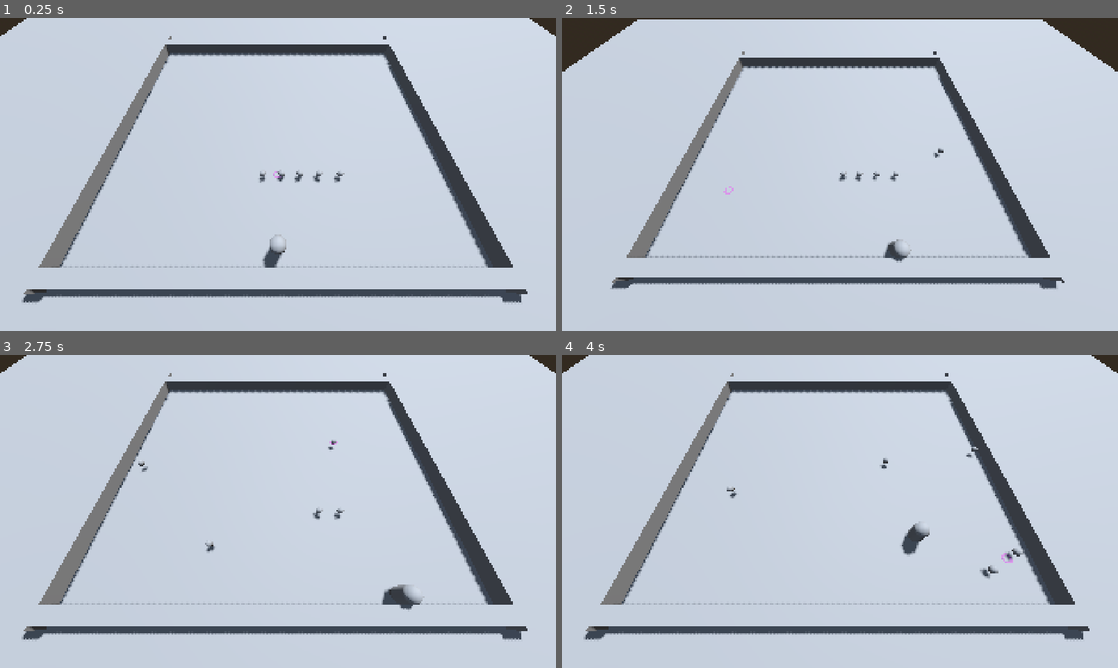
Above: before the commit, frames 1-4 (two rows, left to right).
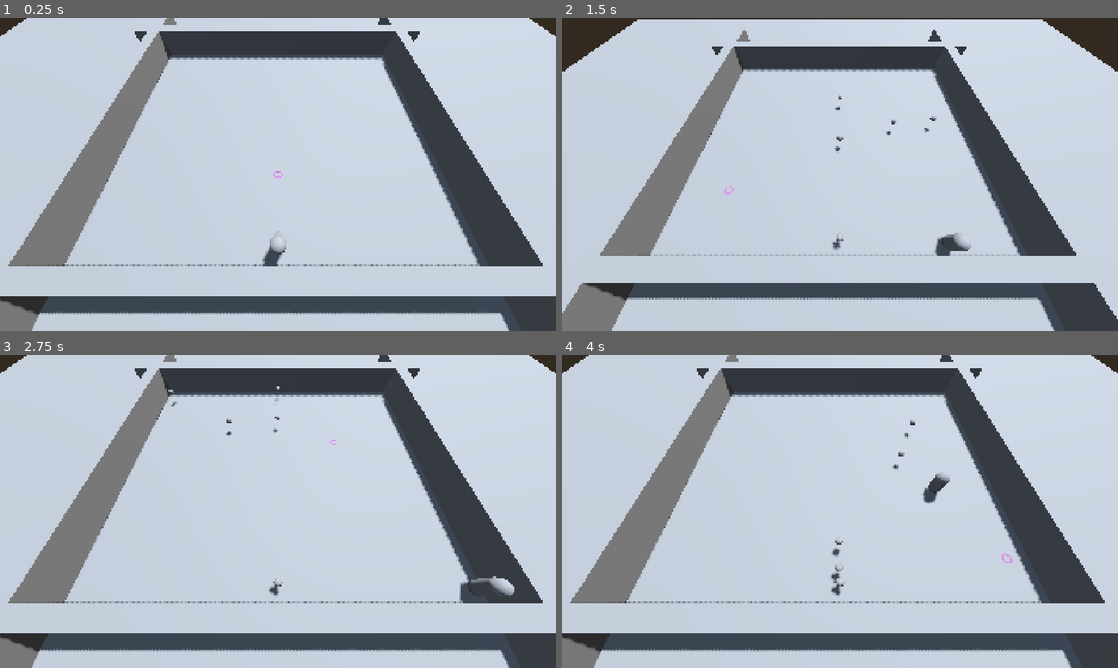
Above: after the commit, the same moments.

Repository: AndyDalaimo/godot_polymorphism_example
Game: Godot game, scene res://scenes/main.tscn
Two runs of this game, one before a commit and one after it. Both use one fixed random seed, a clock stepped at 60 frames per second and the inputs below.
Inputs (mouse positions are in pixels of both pictures, inside the frame that each line leads up to):
- Up to frame 1 (0.25 s): no input
- Up to frame 2 (1.5 s): tap Enter (ui_accept) at 0.5, 0.77 s; move the mouse to (962, 158) at 0.52 s; hold Right (ui_right) 0.53-1.28 s; hold Space (Shoot) 0.53-1.28 s; click (962, 158) at 0.67 s; move the mouse to (728, 190) at 1.27 s; hold Down (ui_down) from 1.28 s (still down); tap Mouse wheel down (CameraZoomDown) at 1.35 s; click (728, 190) at 1.42 s
- Up to frame 3 (2.75 s): tap Enter (ui_accept) at 1.52 s; tap Space (Shoot) at 1.55, 2.3 s; move the mouse to (333, 442) at 2.02 s; release Down (ui_down) at 2.03 s; hold Right (ui_right) from 2.03 s (still down); hold Mouse wheel up (CameraZoomUp) from 2.03 s (still down); click (333, 442) at 2.17 s
- Up to frame 4 (4 s): move the mouse to (812, 574) at 2.77 s; release Right (ui_right) at 2.78 s; release Mouse wheel up (CameraZoomUp) at 2.78 s; hold Up (ui_up) 2.78-3.53 s; tap Space (Shoot) at 2.85 s; click (812, 574) at 2.92 s; tap Enter (ui_accept) at 3.02, 3.77 s; move the mouse to (1006, 558) at 3.52 s; hold Left (ui_left) from 3.53 s (still down); hold Space (Shoot) from 3.53 s (still down); click (1006, 558) at 3.67 s

The runs differ from the first frame. In frame 1, 19% of the frame differs, in the area x 0-100%, y 0-100%; in frame 2, 18%; in frame 3, 20%; in frame 4, 20%.

Commit message:
Autoshoot and Object Pooling
Things done:
Ball after it is shot will hide and reset itself back to player position and wait for instructions to fire again
Autoshoot can be enabled from Player so that no input is required to fire balls.
- They will fire as they are available

Things to fix:
First ball in indexed order is not shooting

Diff:
--- a/polymorphism-example/project.godot
+++ b/polymorphism-example/project.godot
@@ -12,7 +12,7 @@
 
 config/name="polymorphism_example"
 run/main_scene="uid://c0s3isv8f0jh2"
-config/features=PackedStringArray("4.7", "Mobile")
+config/features=PackedStringArray("4.6", "Mobile")
 config/icon="res://icon.svg"
 
 [display]
@@ -33,6 +33,7 @@
 Shoot={
 "deadzone": 0.2,
 "events": [Object(InputEventKey,"resource_local_to_scene":false,"resource_name":"","device":-1,"window_id":0,"alt_press …(191 unchanged characters)…
+, Object(InputEventMouseButton,"resource_local_to_scene":false,"resource_name":"","device":-1,"window_id":0,"alt_pressed":false,"shift_pressed":false,"ctrl_pressed":false,"meta_pressed":false,"button_mask":1,"position":Vector2(213, 13),"global_position":Vector2(222, 61),"factor":1.0,"button_index":1,"canceled":false,"pressed":true,"double_click":false,"script":null)
 ]
 }
 CameraZoomUp={
@@ -45,10 +46,36 @@
 "events": [Object(InputEventMouseButton,"resource_local_to_scene":false,"resource_name":"","device":-1,"window_id":0,"a …(260 unchanged characters)…
 ]
 }
+Up={
+"deadzone": 0.2,
+"events": [Object(InputEventKey,"resource_local_to_scene":false,"resource_name":"","device":-1,"window_id":0,"alt_pressed":false,"shift_pressed":false,"ctrl_pressed":false,"meta_pressed":false,"pressed":false,"keycode":0,"physical_keycode":87,"key_label":0,"unicode":119,"location":0,"echo":false,"script":null)
+, Object(InputEventKey,"resource_local_to_scene":false,"resource_name":"","device":-1,"window_id":0,"alt_pressed":false,"shift_pressed":false,"ctrl_pressed":false,"meta_pressed":false,"pressed":false,"keycode":0,"physical_keycode":4194320,"key_label":0,"unicode":0,"location":0,"echo":false,"script":null)
+]
+}
+Down={
+"deadzone": 0.2,
+"events": [Object(InputEventKey,"resource_local_to_scene":false,"resource_name":"","device":-1,"window_id":0,"alt_pressed":false,"shift_pressed":false,"ctrl_pressed":false,"meta_pressed":false,"pressed":false,"keycode":0,"physical_keycode":83,"key_label":0,"unicode":115,"location":0,"echo":false,"script":null)
+, Object(InputEventKey,"resource_local_to_scene":false,"resource_name":"","device":-1,"window_id":0,"alt_pressed":false,"shift_pressed":false,"ctrl_pressed":false,"meta_pressed":false,"pressed":false,"keycode":0,"physical_keycode":4194322,"key_label":0,"unicode":0,"location":0,"echo":false,"script":null)
+]
+}
+Left={
+"deadzone": 0.2,
+"events": [Object(InputEventKey,"resource_local_to_scene":false,"resource_name":"","device":-1,"window_id":0,"alt_pressed":false,"shift_pressed":false,"ctrl_pressed":false,"meta_pressed":false,"pressed":false,"keycode":0,"physical_keycode":65,"key_label":0,"unicode":97,"location":0,"echo":false,"script":null)
+, Object(InputEventKey,"resource_local_to_scene":false,"resource_name":"","device":-1,"window_id":0,"alt_pressed":false,"shift_pressed":false,"ctrl_pressed":false,"meta_pressed":false,"pressed":false,"keycode":0,"physical_keycode":4194319,"key_label":0,"unicode":0,"location":0,"echo":false,"script":null)
+]
+}
+Right={
+"deadzone": 0.2,
+"events": [Object(InputEventKey,"resource_local_to_scene":false,"resource_name":"","device":-1,"window_id":0,"alt_pressed":false,"shift_pressed":false,"ctrl_pressed":false,"meta_pressed":false,"pressed":false,"keycode":0,"physical_keycode":68,"key_label":0,"unicode":100,"location":0,"echo":false,"script":null)
+, Object(InputEventKey,"resource_local_to_scene":false,"resource_name":"","device":-1,"window_id":0,"alt_pressed":false,"shift_pressed":false,"ctrl_pressed":false,"meta_pressed":false,"pressed":false,"keycode":0,"physical_keycode":4194321,"key_label":0,"unicode":0,"location":0,"echo":false,"script":null)
+]
+}
 
 [layer_names]
 
 3d_physics/layer_2="Bounds"
+3d_physics/layer_3="Layer 3"
+3d_physics/layer_4="Player"
 
 [physics]
 
--- a/polymorphism-example/scenes/main.tscn
+++ b/polymorphism-example/scenes/main.tscn
@@ -62,8 +62,9 @@
 [node name="Player" parent="." unique_id=1671653665 node_paths=PackedStringArray("balls", "camera", "reticle") instance=ExtResource("1_o5qli")]
 transform = Transform3D(1, 0, 0, 0, 1, 0, 0, 0, 1, 0, 1.1323128, 0)
 balls = [NodePath("../Ball"), NodePath("../Ball2"), NodePath("../Ball3"), NodePath("../Ball4"), NodePath("../Ball5")]
+impulse_strength = 30.0
+autoshoot = true
 camera = NodePath("../Camera3D")
-impulse_strength = 20.0
 reticle = NodePath("../Reticle")
 
 [node name="Ball" parent="." unique_id=833958440 instance=ExtResource("2_0wfyh")]
@@ -82,43 +83,51 @@
 transform = Transform3D(1, 0, 0, 0, 1, 0, 0, 0, 1, 4.667312, 0.6106844, -5.015105)
 
 [node name="MeshInstance3D" type="MeshInstance3D" parent="." unique_id=11236957]
-transform = Transform3D(26.419518, 0, 0, 0, 1, 0, 0, 0, 1, -0.09799576, 0.6364651, 1.6695988)
+transform = Transform3D(31.836, 0, 0, 0, 2.875, 0, 0, 0, 1.205, -0.09799576, 1.0298386, 1.6695988)
 mesh = SubResource("BoxMesh_sugp2")
 
 [node name="StaticBody3D" type="StaticBody3D" parent="MeshInstance3D" unique_id=727575136]
+transform = Transform3D(31.836, 0, 0, 0, 2.875, 0, 0, 0, 1.205, 0, 0, 0)
 physics_material_override = SubResource("PhysicsMaterial_sugp2")
 
 [node name="CollisionShape3D" type="CollisionShape3D" parent="MeshInstance3D/StaticBody3D" unique_id=1932073322]
+transform = Transform3D(31.836, 0, 0, 0, 2.875, 0, 0, 0, 1.205, 0, 0, 0)
 shape = SubResource("ConvexPolygonShape3D_jyhfs")
 
 [node name="MeshInstance3D3" type="MeshInstance3D" parent="." unique_id=1297092483]
-transform = Transform3D(-1.1548337e-06, 0, 1, 0, 1, 0, -26.419518, 0, -4.371139e-08, 13.581418, 0.6364651, -10.78527)
+transform = Transform3D(-1.3915958e-06, 0, 1.205, 0, 2.875, 0, -31.836, 0, -5.2672224e-08, 13.581418, 1.0298386, -10.78527)
 mesh = SubResource("BoxMesh_sugp2")
 
 [node name="StaticBody3D" type="StaticBody3D" parent="MeshInstance3D3" unique_id=1919373189]
+transform = Transform3D(31.836, 0, 0, 0, 2.875, 0, 0, 0, 1.205, 0, 0, 0)
 physics_material_override = SubResource("PhysicsMaterial_sugp2")
 
 [node name="CollisionShape3D" type="CollisionShape3D" parent="MeshInstance3D3/StaticBody3D" unique_id=1627587363]
+transform = Transform3D(31.836, 0, 0, 0, 2.875, 0, 0, 0, 1.205, 0, 0, 0)
 shape = SubResource("ConvexPolygonShape3D_jyhfs")
 
 [node name="MeshInstance3D4" type="MeshInstance3D" parent="." unique_id=1961974245]
-transform = Transform3D(-1.1548337e-06, 0, 1, 0, 1, 0, -26.419518, 0, -4.371139e-08, -13.778632, 0.6364651, -10.78527)
+transform = Transform3D(-1.3915958e-06, 0, 1.205, 0, 2.875, 0, -31.836, 0, -5.2672224e-08, -13.778632, 1.0298386, -10.78527)
 mesh = SubResource("BoxMesh_sugp2")
 
 [node name="StaticBody3D" type="StaticBody3D" parent="MeshInstance3D4" unique_id=1933140887]
+transform = Transform3D(31.836, 0, 0, 0, 2.875, 0, 0, 0, 1.205, 0, 0, 0)
 physics_material_override = SubResource("PhysicsMaterial_sugp2")
 
 [node name="CollisionShape3D" type="CollisionShape3D" parent="MeshInstance3D4/StaticBody3D" unique_id=299371337]
+transform = Transform3D(31.836, 0, 0, 0, 2.875, 0, 0, 0, 1.205, 0, 0, 0)
 shape = SubResource("ConvexPolygonShape3D_jyhfs")
 
 [node name="MeshInstance3D2" type="MeshInstance3D" parent="." unique_id=1512009516]
-transform = Transform3D(26.419518, 0, 0, 0, 1, 0, 0, 0, 1, -0.09799576, 0.6364651, -22.472353)
+transform = Transform3D(31.836, 0, 0, 0, 2.875, 0, 0, 0, 1.205, -0.09799576, 1.0298386, -22.472353)
 mesh = SubResource("BoxMesh_sugp2")
 
 [node name="StaticBody3D" type="StaticBody3D" parent="MeshInstance3D2" unique_id=1213651895]
+transform = Transform3D(31.836, 0, 0, 0, 2.875, 0, 0, 0, 1.205, 0, 0, 0)
 physics_material_override = SubResource("PhysicsMaterial_sugp2")
 
 [node name="CollisionShape3D" type="CollisionShape3D" parent="MeshInstance3D2/StaticBody3D" unique_id=345909088]
+transform = Transform3D(31.836, 0, 0, 0, 2.875, 0, 0, 0, 1.205, 0, 0, 0)
 shape = SubResource("ConvexPolygonShape3D_jyhfs")
 
 [node name="Reticle" type="MeshInstance3D" parent="." unique_id=785764348]
--- a/polymorphism-example/scenes/player/player.tscn
+++ b/polymorphism-example/scenes/player/player.tscn
@@ -7,10 +7,19 @@
 [sub_resource type="CapsuleMesh" id="CapsuleMesh_rm7t1"]
 
 [node name="Player" type="CharacterBody3D" unique_id=1671653665]
+collision_layer = 8
 script = ExtResource("1_3vyb7")
+SPEED = 10.0
 
 [node name="CollisionShape3D" type="CollisionShape3D" parent="." unique_id=509481984]
 shape = SubResource("CapsuleShape3D_rm7t1")
 
 [node name="PlayerBody" type="MeshInstance3D" parent="." unique_id=1912460480]
 mesh = SubResource("CapsuleMesh_rm7t1")
+
+[node name="HeldShotTimer" type="Timer" parent="." unique_id=1444789991]
+unique_name_in_owner = true
+wait_time = 0.2
+one_shot = true
+
+[connection signal="timeout" from="HeldShotTimer" to="." method="_on_held_shot_timer_timeout"]
--- a/polymorphism-example/src/ball.gd
+++ b/polymorphism-example/src/ball.gd
@@ -1,11 +1,14 @@
 class_name Ball
 extends RigidBody3D
+
+signal reset_ball(index: int)
 
 enum BALL_TYPE {DEFAULT, TYPE1, TYPE2}
 
 @export var ball_type: BALL_TYPE
 
 var can_shoot: bool = true
+var inventory_index: int = 0
 
 func _init_ball(_type: BALL_TYPE) -> void:
 	pass
@@ -16,14 +19,23 @@
 
 # Called every frame. 'delta' is the elapsed time since the previous frame.
 func _process(_delta: float) -> void:
+	if linear_velocity.length() < 12.0 and linear_velocity.length() > 5.0 and !can_shoot:
+		reset_ball.emit(inventory_index)
 	pass
 
-## Base Abstract function that will be overridden by child classes
-func _shoot(loc: Vector2, impulse_str: float) -> void:
+## Base SHOOT function that will be inherited by child classes
+func _shoot(start_loc: Vector3, loc: Vector2, impulse_str: float) -> void:
+	visible = true
+	global_position = start_loc
 	var imp_direction = global_position.direction_to(Vector3(loc.x, 0.0, loc.y))
 	var impulse = imp_direction * impulse_str
-	print("FInal IMp: ", impulse)
 	apply_central_impulse(impulse)
+
+func _reset(loc: Vector3) -> void:
+	visible = false
+	set_can_shoot(true)
+	linear_velocity = Vector3.ZERO
+	global_position = loc
 
 func get_can_shoot() -> bool:
 	return can_shoot
--- a/polymorphism-example/src/player.gd
+++ b/polymorphism-example/src/player.gd
@@ -1,27 +1,41 @@
 class_name Player
 extends CharacterBody3D
 
+@export_category("Ball Manager")
 @export var balls: Array[Ball]
+@export var impulse_strength: float = 10.0
+@export var autoshoot: bool = false
+
+@export_category("Player Controller")
+@export_subgroup("Camera")
 @export var camera: Camera3D
-@export var impulse_strength: float = 10.0
+@export var reticle: MeshInstance3D
+@export_subgroup("Movement")
+@export var SPEED: float = 5.0
+@export var JUMP_VELOCITY: float = 4.5
 
-const SPEED = 5.0
-const JUMP_VELOCITY = 4.5
 const RAY_LENGTH = 1000
 
 var current_ball_index: int = 0
+var can_player_shoot: bool = false
 
-@export var reticle: MeshInstance3D
+@onready var held_shot_timer: Timer = %HeldShotTimer
 
 
-func _input(event: InputEvent) -> void:
-	if event.is_action_pressed("Shoot"):
-		if balls[current_ball_index].get_can_shoot():
-			balls[current_ball_index]._shoot(Vector2(reticle.position.x, reticle.position.z), impulse_strength)
-			current_ball_index = current_ball_index + 1
-			if current_ball_index >= balls.size():
-				current_ball_index = 0
-			print("curr ball ", current_ball_index)
+func _ready() -> void:
+	init_ball_setup()
+
+func _input(_event: InputEvent) -> void:
+	pass
+	#if event.is_action_pressed("Shoot"):
+		#shoot_ball()
+		#if balls[current_ball_index].get_can_shoot():
+			#balls[current_ball_index].set_can_shoot(false)
+			#balls[current_ball_index]._shoot(self.global_position, Vector2(reticle.position.x, reticle.position.z), impulse_strength)
+			#current_ball_index = current_ball_index + 1
+			#if current_ball_index >= balls.size():
+				#current_ball_index = 0
+			#print("curr ball ", current_ball_index)
 	#if event is InputEventMouseButton and event.pressed and event.button_index == 1:
 		#var from = camera.project_ray_origin(event.position)
 		#var to = from + camera.project_ray_normal(event.position) * RAY_LENGTH
@@ -30,14 +44,16 @@
 		#var result = get_world_3d().direct_space_state.intersect_ray(query)
 		#reticle.position = result["position"]
 
-
 func _physics_process(_delta: float) -> void:
 	## Add the gravity.
 	#if not is_on_floor():
 		#velocity += get_gravity() * delta
 
 	var mouse_pos = get_viewport().get_mouse_position()
-
+	if (Input.is_action_pressed("Shoot") and can_player_shoot) or (autoshoot and can_player_shoot):
+		shoot_ball()
+		can_player_shoot = false
+		held_shot_timer.start()
 	var from = camera.project_ray_origin(mouse_pos)
 	var to = from + camera.project_ray_normal(mouse_pos) * RAY_LENGTH
 	var query = PhysicsRayQueryParameters3D.create(from, to)
@@ -46,14 +62,13 @@
 	if result:
 		reticle.position = result["position"]
 
-
 	# Handle jump.
 	if Input.is_action_just_pressed("ui_accept") and is_on_floor():
 		velocity.y = JUMP_VELOCITY
 
 	# Get the input direction and handle the movement/deceleration.
 	# As good practice, you should replace UI actions with custom gameplay actions.
-	var input_dir := Input.get_vector("ui_left", "ui_right", "ui_up", "ui_down")
+	var input_dir := Input.get_vector("Left", "Right", "Up", "Down")
 	var direction := (transform.basis * Vector3(input_dir.x, 0, input_dir.y)).normalized()
 	if direction:
 		velocity.x = direction.x * SPEED
@@ -63,3 +78,30 @@
 		velocity.z = move_toward(velocity.z, 0, SPEED)
 
 	move_and_slide()
+
+func init_ball_setup() -> void:
+	var i = 0
+	for b in balls:
+		b.inventory_index = i
+		b.reset_ball.connect(reset_ball)
+		b._reset(self.global_position) ## Set Balls to Player position
+		i += 1
+	can_player_shoot = true
+
+
+func shoot_ball() -> void:
+	for b:Ball in balls:
+		if b.get_can_shoot():
+			print("Curr Ball: ", b.inventory_index)
+			b._shoot(self.position, Vector2(reticle.position.x, reticle.position.z), impulse_strength)
+			b.set_can_shoot(false)
+			break
+
+func reset_ball(index: int) -> void:
+	balls[index]._reset(self.global_position)
+	balls[index].set_can_shoot(true)
+	current_ball_index = index
+
+
+func _on_held_shot_timer_timeout() -> void:
+	can_player_shoot = true
